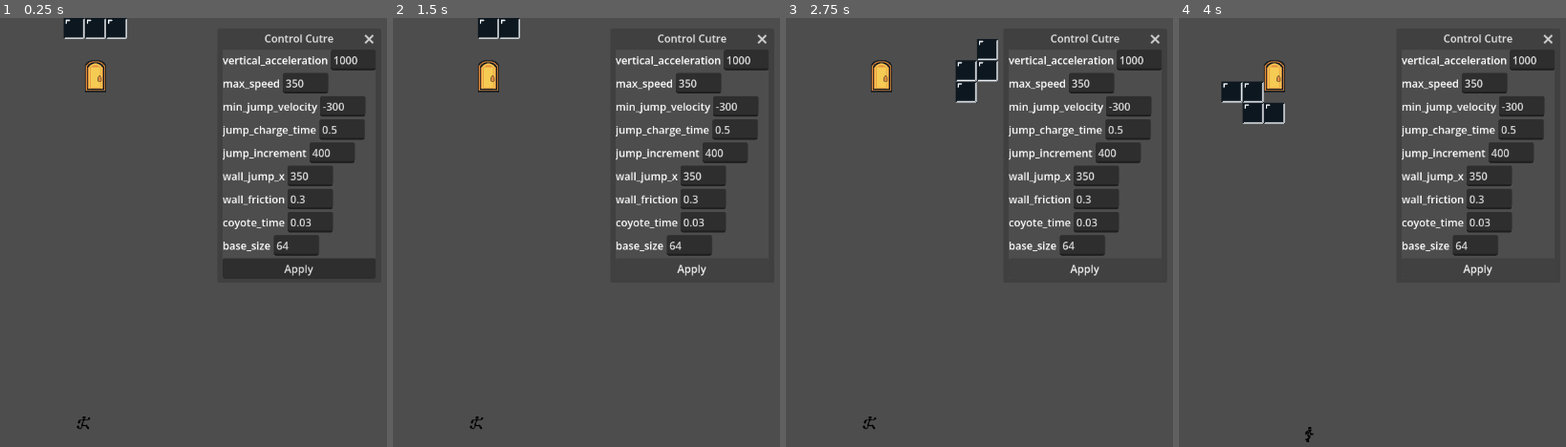
Above: before the commit, frames 1-4 (left to right).
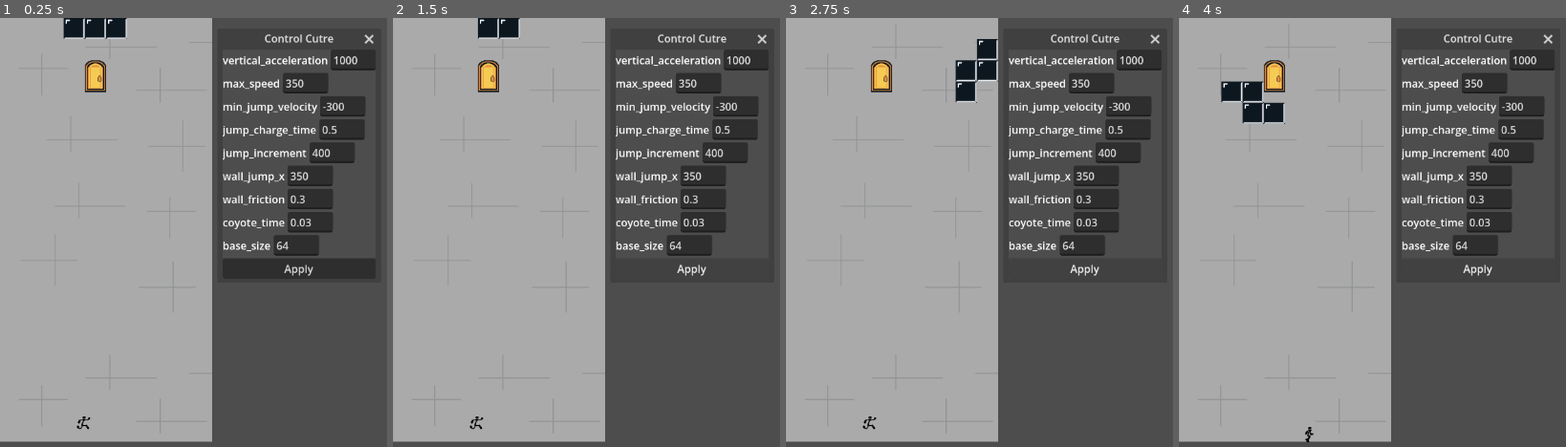
Above: after the commit, the same moments.

Repository: NicoWired/tetrascape
Game: Godot game, scene res://source/main_screens/main/main.tscn
The game is run twice, just before and just after one commit, with the same random seed, the same clock (stepped at 60 frames per second) and the same inputs. The engine's default icon, where the game draws it, is replaced by a stand-in: a white triangle on a blue panel in a dark square.
Inputs:
- Up to frame 1 (0.25 s): no input
- Up to frame 2 (1.5 s): click "Apply" at 0.5 s; hold D (right) from 1.28 s (still down); tap N (drop) at 1.35 s
- Up to frame 3 (2.75 s): keep holding D (right); tap Space (jump) at 1.52, 2.27 s; tap J (rotate_cc) at 2.1 s
- Up to frame 4 (4 s): tap Enter at 2.75 s; release D (right) at 2.78 s; hold A (left) 2.78-3.53 s; tap K (rotate_cw) at 2.85 s; hold D (right) from 3.53 s (still down); tap L (toggle) at 3.6 s; tap Space (jump) at 3.77 s

The runs differ from the first frame. In frame 1, 53% of the frame differs, in the area x 0-55%, y 0-99%; in frame 2, 53%; in frame 3, 53%; in frame 4, 53%.

Commit message:
add level background

Diff:
--- a/source/levels/background/background.gd
+++ b/source/levels/background/background.gd
@@ -2,10 +2,9 @@
 extends Node2D
 
 @onready var polygon_2d: Polygon2D = $Polygon2D
-@onready var sprite_2d: Sprite2D = $Sprite2D
 @onready var texture_rect: TextureRect = $TextureRect
 
-# Called when the node enters the scene tree for the first time.
+
 func _ready() -> void:
 	polygon_2d.polygon = PackedVector2Array([
 		Vector2.ZERO,
@@ -13,5 +12,4 @@
 		Vector2(GameConfig.BOARD_SIZE.x * GameConfig.TILE_SIZE, GameConfig.BOARD_SIZE.y  * GameConfig.TILE_SIZE),
 		Vector2(0 ,GameConfig.BOARD_SIZE.y * GameConfig.TILE_SIZE)
 		])
-	#sprite_2d.region_rect.end = GameConfig.BOARD_SIZE * GameConfig.TILE_SIZE
-	texture_rect.size = GameConfig.BOARD_SIZE * GameConfig.TILE_SIZE
+	texture_rect.custom_minimum_size = GameConfig.BOARD_SIZE as Vector2 * GameConfig.TILE_SIZE * (Vector2.ONE / texture_rect.scale)
--- a/source/levels/background/background.tscn
+++ b/source/levels/background/background.tscn
@@ -9,17 +9,10 @@
 [node name="Polygon2D" type="Polygon2D" parent="." unique_id=254691463]
 color = Color(0.6666667, 0.6666667, 0.6666667, 1)
 
-[node name="Sprite2D" type="Sprite2D" parent="." unique_id=1630678006]
-visible = false
-texture_repeat = 2
-texture = ExtResource("2_u2g1b")
-
 [node name="TextureRect" type="TextureRect" parent="." unique_id=1845703902]
-offset_right = 40.0
-offset_bottom = 40.0
 scale = Vector2(0.5, 0.5)
 size_flags_horizontal = 3
 size_flags_vertical = 3
 texture = ExtResource("2_u2g1b")
-expand_mode = 5
+expand_mode = 1
 stretch_mode = 1
--- a/source/levels/test_level.tscn
+++ b/source/levels/test_level.tscn
@@ -1,12 +1,15 @@
 [gd_scene format=3 uid="uid://bfhfd2keju386"]
 
 [ext_resource type="Script" uid="uid://dgvjqt2c58o60" path="res://source/levels/level.gd" id="1_niqk7"]
+[ext_resource type="PackedScene" uid="uid://dwyavyjqknnfe" path="res://source/levels/background/background.tscn" id="2_a1lpf"]
 [ext_resource type="PackedScene" uid="uid://cb4igblj6e2dt" path="res://source/puzzle/board/board.tscn" id="2_ogqbx"]
 [ext_resource type="PackedScene" uid="uid://ckjqaf8lqjv0c" path="res://source/player/player.tscn" id="3_ogqbx"]
 [ext_resource type="PackedScene" uid="uid://1sabmrf8e66k" path="res://source/props/exit_door.tscn" id="4_epmhw"]
 
 [node name="TestLevel" type="Node2D" unique_id=1461556655]
 script = ExtResource("1_niqk7")
+
+[node name="Background" parent="." unique_id=1957001452 instance=ExtResource("2_a1lpf")]
 
 [node name="Board" parent="." unique_id=2043615883 instance=ExtResource("2_ogqbx")]
 metadata/_edit_lock_ = true
